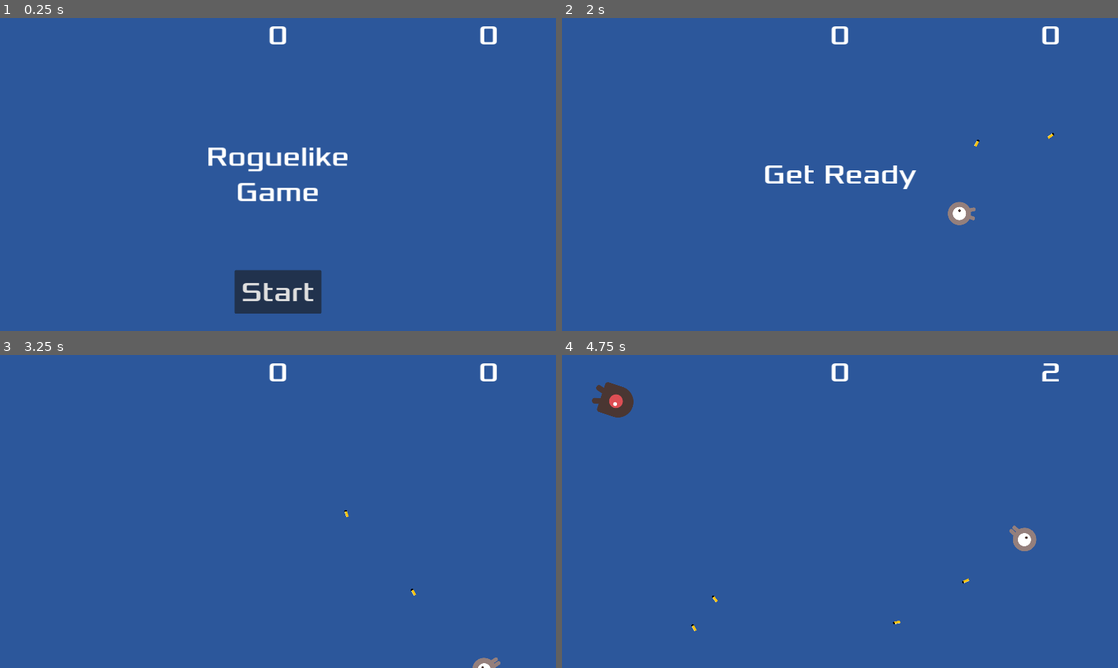
Above: before the commit, frames 1-4 (two rows, left to right).
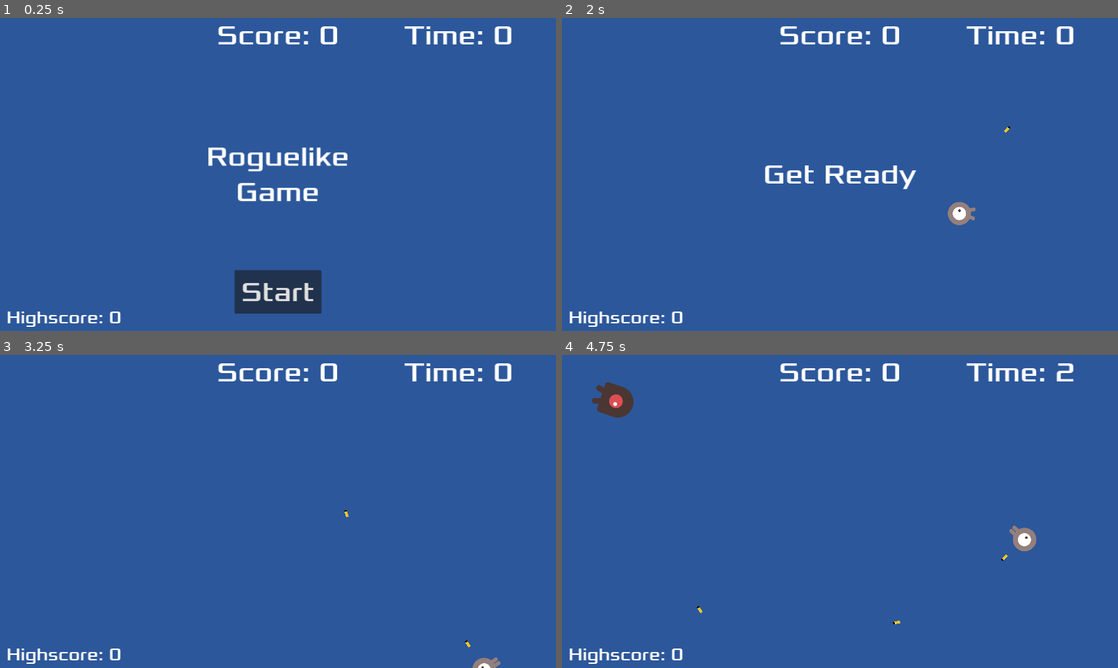
Above: after the commit, the same moments.

Repository: TacticalVortex/Eye-Survived
Game: Godot game, scene res://main.tscn
Two runs of this game, one before a commit and one after it. Both use one fixed random seed, a clock stepped at 60 frames per second and the inputs below.
Inputs (mouse positions are in pixels of both pictures, inside the frame that each line leads up to):
- Up to frame 1 (0.25 s): no input
- Up to frame 2 (2 s): click "Start" at 0.5 s; tap Enter at 1.25 s; move the mouse to (962, 158) at 1.27 s; press the mouse at (962, 158) at 1.28 s; hold D (move_right) from 1.28 s (still down)
- Up to frame 3 (3.25 s): move the mouse to (166, 527) at 2.02 s; release D (move_right) at 2.03 s; release the mouse at (166, 527) at 2.03 s; hold S (move_down) 2.03-2.78 s; click (166, 527) at 2.1 s; move the mouse to (333, 442) at 2.77 s; press the mouse at (333, 442) at 2.78 s; hold D (move_right) from 2.78 s (still down)
- Up to frame 4 (4.75 s): move the mouse to (812, 574) at 3.52 s; release D (move_right) at 3.53 s; release the mouse at (812, 574) at 3.53 s; hold W (move_up) 3.53-4.28 s; click (812, 574) at 3.6 s; move the mouse to (1006, 558) at 4.27 s; press the mouse at (1006, 558) at 4.28 s; hold A (move_left) from 4.28 s (still down)

The runs differ from the first frame. In frame 1, 1.5% of the frame differs, in the area x 1-92%, y 2-99%; in frame 2, 1.5%; in frame 3, 1.5%; in frame 4, 1.5%.

Commit message:
Added mob drops and high score
I added chests that mobs could drop when they are killed. When picked up, they increase shooting speed. Also added high score shown in the bottom left. It goes away when you close the game though. The mob drops are 7%.

Diff:
--- /dev/null
+++ b/roguelike-game/chest.gd
@@ -0,0 +1,9 @@
+extends RigidBody2D
+
+# Called when the node enters the scene tree for the first time.
+func _ready() -> void:
+	pass # Replace with function body.
+
+# Called every frame. 'delta' is the elapsed time since the previous frame.
+func _process(delta: float) -> void:
+	pass
--- /dev/null
+++ b/roguelike-game/chest.tscn
@@ -0,0 +1,24 @@
+[gd_scene load_steps=4 format=3 uid="uid://dfu5bd57ax2gi"]
+
+[ext_resource type="Script" path="res://chest.gd" id="1_5egj2"]
+[ext_resource type="Texture2D" uid="uid://bvqnhd18indsk" path="res://art/chest.png" id="1_bsxl1"]
+
+[sub_resource type="RectangleShape2D" id="RectangleShape2D_rufcu"]
+size = Vector2(32, 20)
+
+[node name="Chest" type="RigidBody2D" groups=["chest"]]
+collision_layer = 2
+collision_mask = 2
+mass = 0.001
+gravity_scale = 0.0
+script = ExtResource("1_5egj2")
+metadata/_edit_group_ = true
+
+[node name="Sprite2D" type="Sprite2D" parent="."]
+position = Vector2(2.145, 5.005)
+texture = ExtResource("1_bsxl1")
+
+[node name="CollisionShape2D" type="CollisionShape2D" parent="."]
+position = Vector2(0.09, 0)
+scale = Vector2(0.85, 1.045)
+shape = SubResource("RectangleShape2D_rufcu")
--- /dev/null
+++ b/roguelike-game/global.gd
@@ -0,0 +1,11 @@
+extends Node
+
+var chests = []
+
+# Called when the node enters the scene tree for the first time.
+func _ready() -> void:
+	pass # Replace with function body.
+
+# Called every frame. 'delta' is the elapsed time since the previous frame.
+func _process(delta: float) -> void:
+	pass
--- a/roguelike-game/hud.gd
+++ b/roguelike-game/hud.gd
@@ -2,6 +2,8 @@
 
 # Notifies `Main` node that the button has been pressed
 signal start_game
+
+var high_score = 0
 
 # Called when the node enters the scene tree for the first time.
 func _ready() -> void:
@@ -28,10 +30,13 @@
 	$StartButton.show()
 
 func update_time(time):
-	$TimeLabel.text = str(time)
+	$TimeLabel.text = "Time: " + str(time)
 
 func update_score(score):
-	$ScoreLabel.text = str(score)
+	$ScoreLabel.text = "Score: " + str(score)
+	if score > high_score:
+		high_score = score
+		$HighScoreLabel.text = "Highscore: " + str(high_score)
 
 func _on_start_button_pressed():
 	$StartButton.hide()
--- a/roguelike-game/hud.tscn
+++ b/roguelike-game/hud.tscn
@@ -16,13 +16,13 @@
 anchors_preset = 1
 anchor_left = 1.0
 anchor_right = 1.0
-offset_left = -177.0
-offset_right = -132.0
+offset_left = -362.0
+offset_right = -87.0
 offset_bottom = 78.0
 grow_horizontal = 0
 theme_override_fonts/font = ExtResource("1_ftl2u")
 theme_override_font_sizes/font_size = 64
-text = "0"
+text = "Time: 0"
 horizontal_alignment = 1
 vertical_alignment = 1
 
@@ -30,13 +30,26 @@
 anchors_preset = 5
 anchor_left = 0.5
 anchor_right = 0.5
-offset_left = -22.5
-offset_right = 22.5
+offset_left = -150.0
+offset_right = 150.0
 offset_bottom = 78.0
 grow_horizontal = 2
 theme_override_fonts/font = ExtResource("1_ftl2u")
 theme_override_font_sizes/font_size = 64
-text = "0"
+text = "Score: 0"
+horizontal_alignment = 1
+vertical_alignment = 1
+
+[node name="HighScoreLabel" type="Label" parent="."]
+anchors_preset = 2
+anchor_top = 1.0
+anchor_bottom = 1.0
+offset_top = -62.0
+offset_right = 296.0
+grow_vertical = 0
+theme_override_fonts/font = ExtResource("1_ftl2u")
+theme_override_font_sizes/font_size = 40
+text = "Highscore: 0"
 horizontal_alignment = 1
 vertical_alignment = 1
 
--- a/roguelike-game/main.gd
+++ b/roguelike-game/main.gd
@@ -3,6 +3,7 @@
 @export var mob_scene: PackedScene
 var score
 var time
+var mob_check
 var mobs = []
 
 # Called when the node enters the scene tree for the first time.
@@ -12,8 +13,11 @@
 # Called every frame. 'delta' is the elapsed time since the previous frame.
 func _physics_process(delta: float) -> void:
 	score = 0
+	mob_check = 0
 	for mob in mobs:
+		mob_check += 1
 		if(not is_instance_valid(mob)):
+			mobs.erase(mob_check)
 			score += 1
 	$HUD.update_score(score)
 
@@ -50,6 +54,7 @@
 	$HUD.update_time(time)
 	$HUD.show_message("Get Ready")
 	get_tree().call_group("mobs", "queue_free")
+	$Player.add_to_group("player")
 	$Music.play()
 
 func _on_mob_timer_timeout():
@@ -71,10 +76,21 @@
 
 func _on_time_timer_timeout():
 	time += 1
+	if time > 175:
+		$MobTimer.wait_time = 0.1
+	elif time > 120:
+		$MobTimer.wait_time = 0.25
+	elif time > 90:
+		$MobTimer.wait_time = 0.5
+	elif time > 60:
+		$MobTimer.wait_time = 0.75
+	elif time > 30:
+		$MobTimer.wait_time = 1.0
 	$HUD.update_time(time)
 
 func _on_start_timer_timeout():
 	$MobTimer.start()
+	$MobTimer.wait_time = 1.5
 	$TimeTimer.start()
 
 func despawn_mobs():
--- a/roguelike-game/mob.gd
+++ b/roguelike-game/mob.gd
@@ -1,4 +1,7 @@
 extends RigidBody2D
+
+var chest = preload("res://chest.tscn")
+var chest_array = Global.chests
 
 # Called when the node enters the scene tree for the first time.
 func _ready():
@@ -10,7 +13,16 @@
 	pass
 
 func hit():
+	if randi() % 100 < 7:
+		drop_item()
 	queue_free()
+
+func drop_item():
+	var item = chest.instantiate()
+	item.add_to_group("chest")
+	item.position = position
+	get_parent().add_child(item)
+	chest_array.append(item)
 
 func _on_visible_on_screen_notifier_2d_screen_exited():
 	queue_free()
--- a/roguelike-game/player.gd
+++ b/roguelike-game/player.gd
@@ -4,11 +4,12 @@
 
 @export var speed = 400
 @export var bullet_speed = 1000
-@export var fire_rate = 1
+@export var fire_rate = 0.4
 
 var screen_size
 var bullet = preload("res://bullet.tscn")
 var can_fire = false
+var chest_array = Global.chests
 
 # Called when the node enters the scene tree for the first time.
 func _ready():
@@ -45,6 +46,8 @@
 		$AnimatedSprite2D.animation = "up"
 		$AnimatedSprite2D.flip_v = velocity.y > 0
 
+	$GunTimer.wait_time = fire_rate
+
 	if Input.is_action_pressed("shoot") and can_fire:
 		var bullet_instance = bullet.instantiate()
 		bullet_instance.position = $BulletPoint.get_global_position()
@@ -58,7 +61,16 @@
 func _on_body_entered(body):
 	if body.is_in_group("bullet"):
 		return
+	if body.is_in_group("chest"):
+		body.queue_free()
+		increase_fire_rate()
+		return
+	for chest in chest_array:
+		if(is_instance_valid(chest)):
+			chest.queue_free()
+	chest_array.clear()
 	hide() # Player disappears after being hit.
+	$GunTimer.stop()
 	can_fire = false
 	hit.emit()
 	# Must be deferred as we can't change physics properties on a physics callback.
@@ -67,8 +79,13 @@
 func start(pos):
 	position = pos
 	show()
+	fire_rate = 0.4
 	can_fire = true
 	$CollisionShape2D.disabled = false
 
+func increase_fire_rate():
+	if fire_rate >= 0.15:
+		fire_rate -= 0.05
+
 func _on_gun_timer_timeout() -> void:
 	can_fire = true
--- a/roguelike-game/player.tscn
+++ b/roguelike-game/player.tscn
@@ -35,7 +35,9 @@
 radius = 27.0
 height = 68.0
 
-[node name="Player" type="Area2D"]
+[node name="Player" type="Area2D" groups=["player"]]
+collision_layer = 3
+collision_mask = 3
 script = ExtResource("1_170y2")
 metadata/_edit_group_ = true
 
--- a/roguelike-game/project.godot
+++ b/roguelike-game/project.godot
@@ -14,6 +14,10 @@
 run/main_scene="res://main.tscn"
 config/features=PackedStringArray("4.3", "Forward Plus")
 config/icon="res://icon.svg"
+
+[autoload]
+
+Global="*res://global.gd"
 
 [display]
 
Binary file added: roguelike-game/art/chest.png
Not shown, added: roguelike-game/art/chest.png.import
